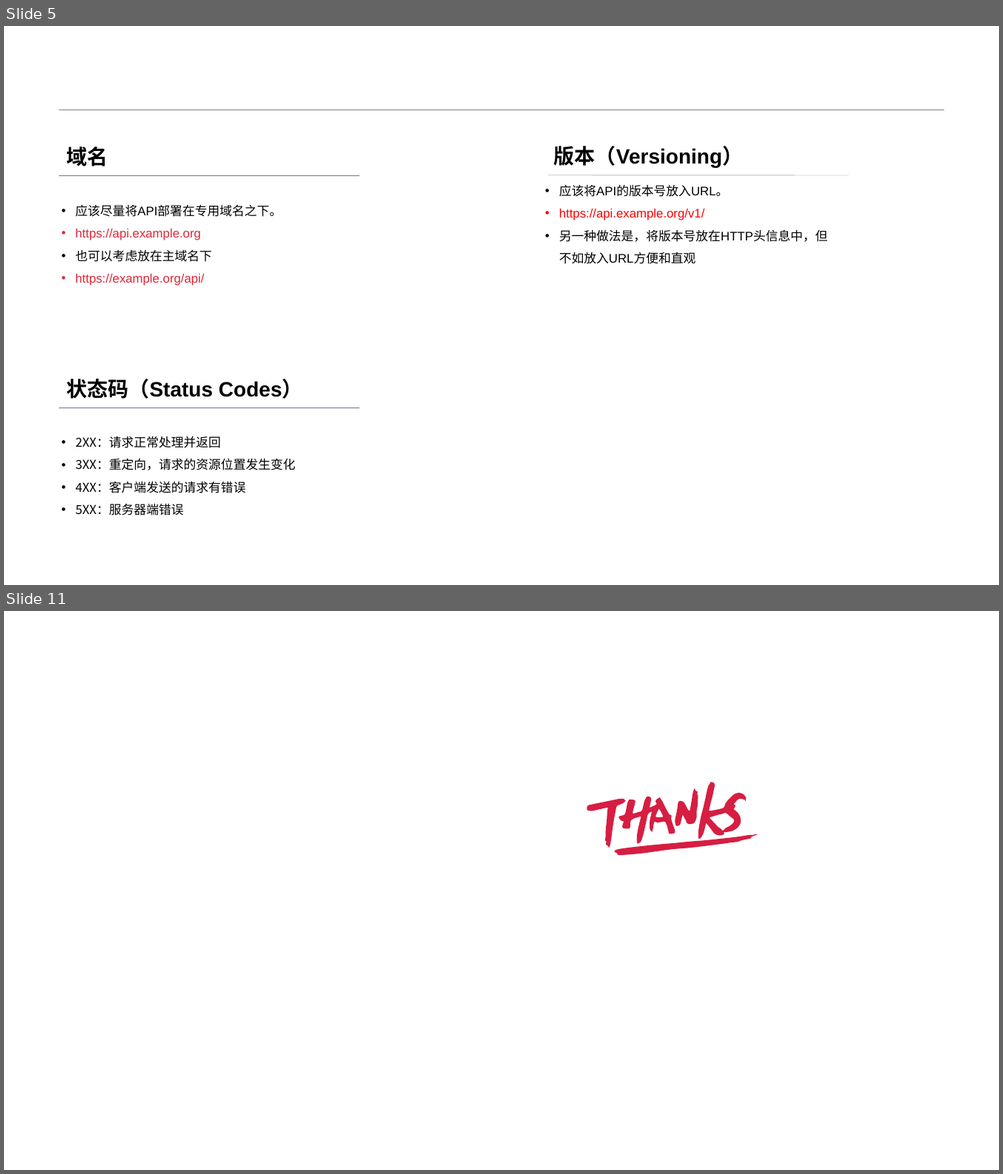
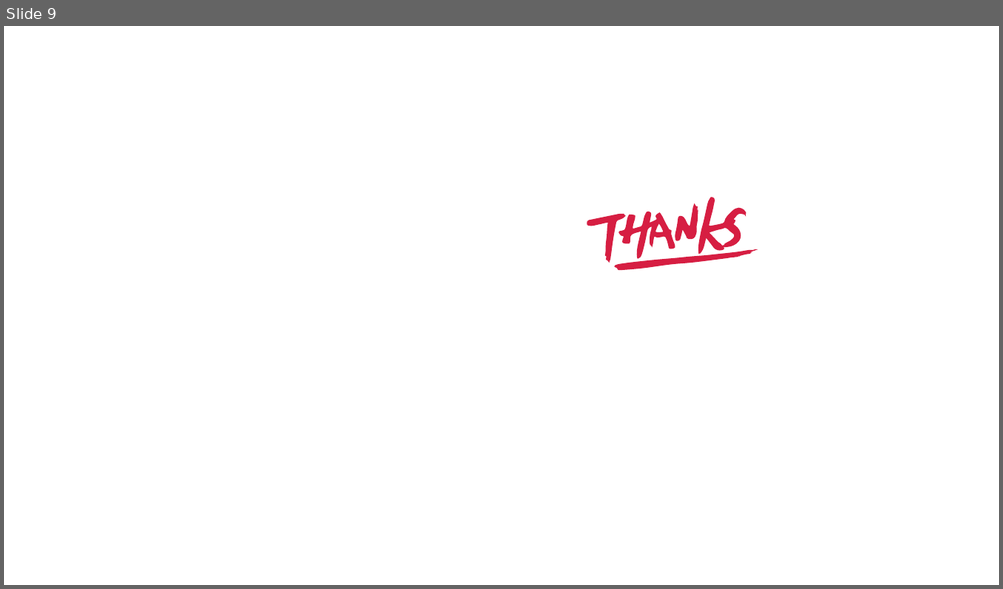
Before and after one commit to zyhahaha/note, a slide deck: share/个人简介.pptx. Shown one above the other, each under a label of ours: slides 5 and 11 before the commit, slide 9 after it; the slides between them are not shown. The pictures are 1003x1174 and 1003x589 pixels, drawn with LibreOffice and Linux fonts; fonts in the diff are those of the drawing; background and template pictures are left out. Boxes give left, top, right and bottom in pixels: in the first picture for what was removed or moved away, otherwise in the second. Text is boxed around its words. In the diff, an @@ line names an element or a change of style, - is before the commit and + after.

```diff
--- a/share/个人简介.pptx
+++ b/share/个人简介.pptx
@@ slide 5 removed at [4, 26, 999, 585], background #FFFFFF @@
@@ line removed from (59, 110) to (944, 110) @@
@@ text removed at [66, 147, 108, 167] @@
-域名
@@ text removed at [554, 146, 743, 168] @@
-版本（Versioning）
@@ line removed from (60, 176) to (359, 176) @@
@@ line removed from (548, 175) to (848, 175) @@
@@ text removed at [559, 185, 828, 264] @@
-• 应该将API的版本号放入URL。
-• https://api.example.org/v1/
-• 另一种做法是，将版本号放在HTTP头信息中，但不如放入URL方便和直观
@@ text removed at [75, 205, 282, 286] @@
-• 应该尽量将API部署在专用域名之下。
-• https://api.example.org
-• 也可以考虑放在主域名下
-• https://example.org/api/
@@ text removed at [66, 379, 303, 399] @@
-状态码（Status Codes）
@@ line removed from (60, 408) to (359, 408) @@
@@ text removed at [76, 437, 296, 516] @@
-• 2XX：请求正常处理并返回
-• 3XX：重定向，请求的资源位置发生变化
-• 4XX：客户端发送的请求有错误
-• 5XX：服务器端错误
@@ what was slide 11 is now slide 9 @@
```
Also in this commit, not shown: 3 slides changed, 5 slides added, 6 other slides removed, 3 other files.
